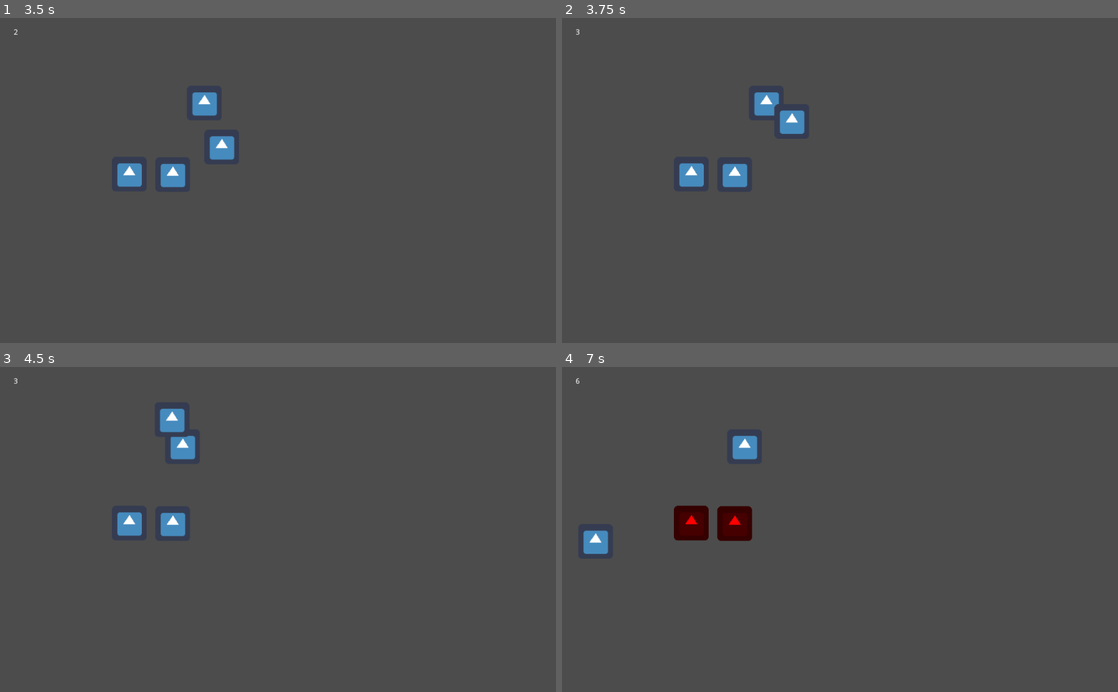
Above: before the commit, frames 1-4 (two rows, left to right).
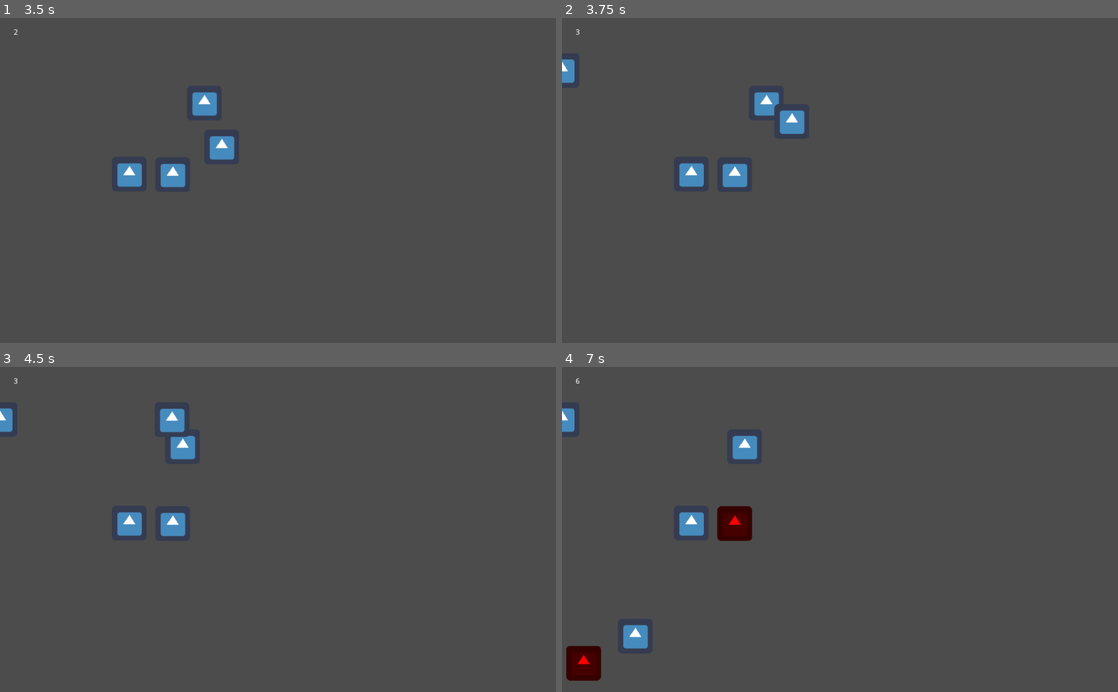
Above: after the commit, the same moments.

Repository: TheSpaceManSplatt/Game_Jam
Game: Godot game, scene res://MENUS/main menu.tscn
The game is run twice, just before and just after one commit, with the same random seed, the same clock (stepped at 60 frames per second) and the same inputs. The engine's default icon, where the game draws it, is replaced by a stand-in: a white triangle on a blue panel in a dark square.
Inputs (mouse positions are in pixels of both pictures, inside the frame that each line leads up to):
- Up to frame 1 (3.5 s): click (278, 60) at 0.5 s; tap Enter at 1.25 s; move the mouse to (44, 265) at 1.27 s; hold Right (steer_right) 1.28-2.03 s; tap Space (enter_car) at 1.35, 2.1, 2.85 s; move the mouse to (166, 196) at 2.02 s; hold Down (drive_backward) 2.03-2.78 s; move the mouse to (333, 109) at 2.77 s; hold Right (steer_right) from 2.78 s (still down)
- Up to frame 2 (3.75 s): move the mouse to (812, 245) at 3.52 s; release Right (steer_right) at 3.53 s; hold Up (drive_forward) from 3.53 s (still down); tap Space (enter_car) at 3.6 s
- Up to frame 3 (4.5 s): tap Space (enter_car) at 4.25, 4.35 s; move the mouse to (444, 578) at 4.27 s; release Up (drive_forward) at 4.28 s; hold Left (steer_left) from 4.28 s (still down)
- Up to frame 4 (7 s): move the mouse to (673, 480) at 5.02 s; tap Space (enter_car) at 5.1, 5.85, 6.6 s; move the mouse to (867, 529) at 5.77 s; release Left (steer_left) at 5.78 s; hold Down (drive_backward) 5.78-6.53 s; move the mouse to (756, 448) at 6.52 s; hold Right (steer_right) from 6.53 s (still down)

Frame 1 is identical in both runs. In frame 2, 0.2% of the frame differs, in the area x 0-3%, y 12-21%; in frame 3, 0.2%; in frame 4, 2.1%, in the area x 0-27%, y 12-97%.

Commit message:
dumb dumb dumb dumb dumb
spawner is trash

Diff:
--- /dev/null
+++ b/Everything Else/CollisionShape2D.gd
@@ -0,0 +1,5 @@
+extends CollisionShape2D
+
+func _get_filled():
+	filled = false
+	return filled
--- a/Everything Else/World.gd
+++ b/Everything Else/World.gd
@@ -12,7 +12,6 @@
 	_timer.set_wait_time(1.0)# here for refered to as a "tick"
 	_timer.set_one_shot(false) # Make sure it loops
 	_timer.start()
-
 
 func _on_Timer_timeout():
 	# should send radome type of car at random speeds to player
@@ -30,8 +29,7 @@
 
 	if( add_car > 5 ):
 		#@todo link to car_area
-		#print("make new car")
-		pass
+		print( $Car_spawner.spawn_new_car() )
 	if( remove_car > 5 ):
 		#@todo link to car_area
 		#print("remove car")
@@ -46,6 +44,7 @@
 	var children = get_children()
 	for child in children:
 		if( "Car" in child.get_name() ):
-			car_list.append( child )
+			if( !( "spawner" in child.get_name() ) ):
+				car_list.append( child )
 
 	return car_list
--- a/Everything Else/World.tscn
+++ b/Everything Else/World.tscn
@@ -1,6 +1,7 @@
-[gd_scene load_steps=6 format=2]
+[gd_scene load_steps=7 format=2]
 
 [ext_resource path="res://Everything Else/Valet.tscn" type="PackedScene" id=1]
+[ext_resource path="res://Everything Else/car_spawner.tscn" type="PackedScene" id=2]
 [ext_resource path="res://Everything Else/Car.tscn" type="PackedScene" id=3]
 [ext_resource path="res://Everything Else/car_area.tscn" type="PackedScene" id=4]
 [ext_resource path="res://Everything Else/World.gd" type="Script" id=5]
@@ -25,3 +26,6 @@
 
 [node name="Car3" parent="." instance=ExtResource( 3 )]
 position = Vector2( 318.087, 289.268 )
+
+[node name="Car_spawner" parent="." instance=ExtResource( 2 )]
+position = Vector2( 739.148, 379.05 )
--- /dev/null
+++ b/Everything Else/car_spawner.gd
@@ -0,0 +1,32 @@
+extends Node2D
+
+onready var CAR = preload("res://Everything Else/Car.tscn")
+onready var spawn_loc = [ $spawn_location1,$spawn_location2,$spawn_location3,$spawn_location4 ]
+onready var filled = [false,false,false,false,false]
+
+# Declare member variables here. Examples:
+# var a = 2
+# var b = "text"
+
+
+# Called when the node enters the scene tree for the first time.
+func _ready():
+	pass # Replace with function body.
+
+
+# Called every frame. 'delta' is the elapsed time since the previous frame.
+func _process(delta):
+	for i in range(0,4):
+		filled[i] = spawn_loc[i]._get_filled()
+
+	pass
+
+
+func spawn_new_car():
+	var car = CAR.instance()
+	for item in spawn_loc:
+		if( !item._get_filled() ):
+			get_parent().add_child( car )
+			car.position = $spawn_location1.position
+			print( car.position )
+			return true
--- /dev/null
+++ b/Everything Else/car_spawner.tscn
@@ -0,0 +1,19 @@
+[gd_scene load_steps=3 format=2]
+
+[ext_resource path="res://Everything Else/spawn_spot.tscn" type="PackedScene" id=1]
+[ext_resource path="res://Everything Else/car_spawner.gd" type="Script" id=2]
+
+[node name="Car_spawner" type="Node2D"]
+script = ExtResource( 2 )
+
+[node name="spawn_location4" parent="." instance=ExtResource( 1 )]
+position = Vector2( -3.05176e-05, -194.94 )
+
+[node name="spawn_location3" parent="." instance=ExtResource( 1 )]
+position = Vector2( 0, -97.4701 )
+
+[node name="spawn_location2" parent="." instance=ExtResource( 1 )]
+position = Vector2( 0, -0.902512 )
+
+[node name="spawn_location1" parent="." instance=ExtResource( 1 )]
+position = Vector2( 0, 96.5676 )
--- /dev/null
+++ b/Everything Else/spawn_spot.gd
@@ -0,0 +1,14 @@
+extends Node2D
+
+func _get_filled():
+	var filled = false
+	var bodies = $Area2D.get_overlapping_bodies()
+	for body in bodies:
+		if( "Car" in body.get_name() ):
+			filled = true
+
+	return filled
+
+func _get_spawn_location():
+	print( $Position2D.get_global_pos() )
+	return $Position2D.get_global_pos()
--- /dev/null
+++ b/Everything Else/spawn_spot.tscn
@@ -0,0 +1,19 @@
+[gd_scene load_steps=3 format=2]
+
+[ext_resource path="res://Everything Else/spawn_spot.gd" type="Script" id=1]
+
+[sub_resource type="RectangleShape2D" id=1]
+extents = Vector2( 26.3402, 46.2778 )
+
+[node name="spawn_location" type="Node2D"]
+script = ExtResource( 1 )
+__meta__ = {
+"_edit_group_": true
+}
+
+[node name="Area2D" type="Area2D" parent="."]
+
+[node name="CollisionShape2D" type="CollisionShape2D" parent="Area2D"]
+shape = SubResource( 1 )
+
+[node name="Position2D" type="Position2D" parent="."]
